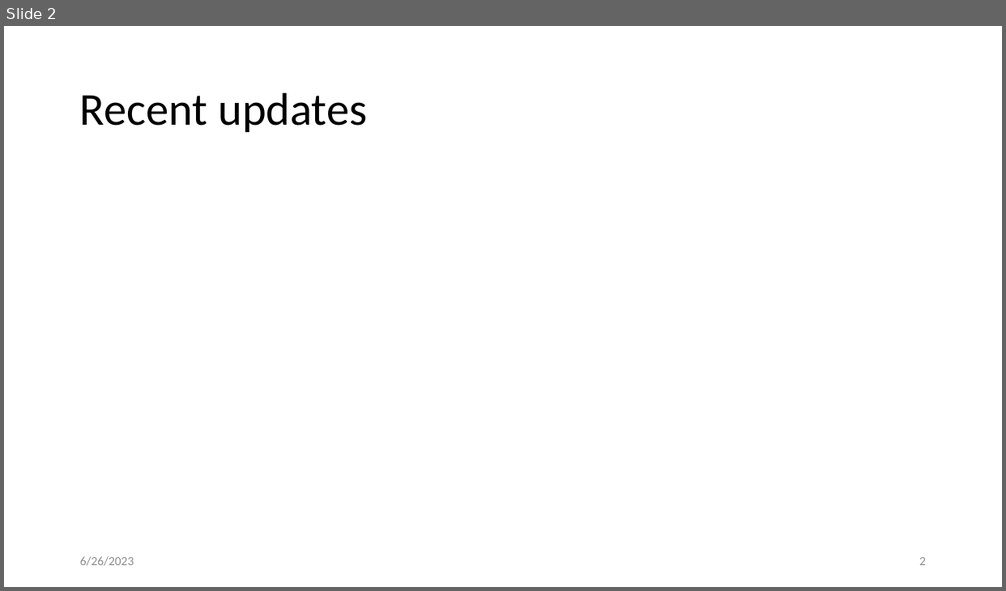
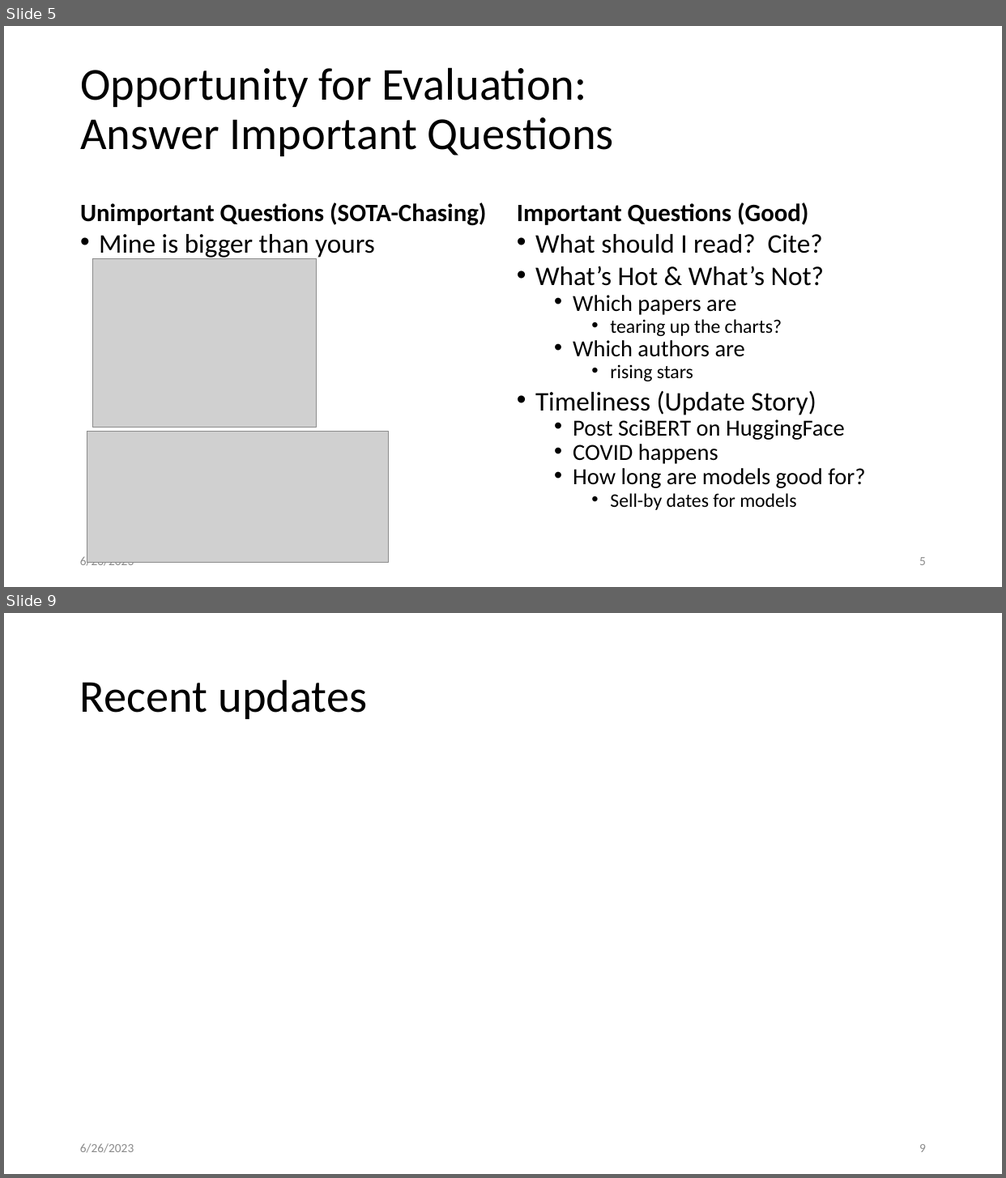
Before and after one commit to kwchurch/JSALT_Better_Together, a slide deck: slides/July5/July5.pptx. Shown one above the other, each under a label of ours: slide 2 before the commit, slides 5 and 9 after it; the slides between them are not shown. The pictures are 1006x591 and 1006x1178 pixels, drawn with LibreOffice and Linux fonts; fonts in the diff are those of the drawing; grey boxes stand for pictures. Boxes give left, top, right and bottom in pixels: in the first picture for what was removed or moved away, otherwise in the second. Text is boxed around its words. In the diff, an @@ line names an element or a change of style, - is before the commit and + after.

```diff
--- a/slides/July5/July5.pptx
+++ b/slides/July5/July5.pptx
@@ slide 5 added at [4,26,1002,587], background #FFFFFF @@
@@ title added at [80,67,614,156], 44 pt, text #000000 @@
+Opportunity for Evaluation:
+Answer Important Questions
@@ text added at [80,203,486,226], 24 pt, text #000000, bold @@
+Unimportant Questions (SOTA-Chasing)
@@ text added at [517,203,808,225], 24 pt, text #000000, bold @@
+Important Questions (Good)
@@ text added at [99,234,375,259], 25.9 pt, text #000000 @@
+• Mine is bigger than yours
@@ text added at [535,234,865,510], 22.2 pt, text #000000 @@
+• What should I read? Cite?
+• What’s Hot & What’s Not?
+  • Which papers are
+    • tearing up the charts?
+  • Which authors are
+    • rising stars
+• Timeliness (Update Story)
+  • Post SciBERT on HuggingFace
+  • COVID happens
+  • How long are models good for?
+    • Sell-by dates for models
@@ picture added at [93,258,316,427] @@
@@ picture added at [87,432,388,563] @@
@@ text added at [80,555,134,570], 12 pt, text #8C8C8C @@
+6/26/2023
@@ page number added at [919,557,926,565], 12 pt, text #8C8C8C @@
+5
@@ what was slide 2 is now slide 9 @@
@@ page number at [919,1144,926,1152]: text changed @@
-2
+9
```
Also in this commit, not shown: 1 slide changed, 6 other slides added, 1 other file.
